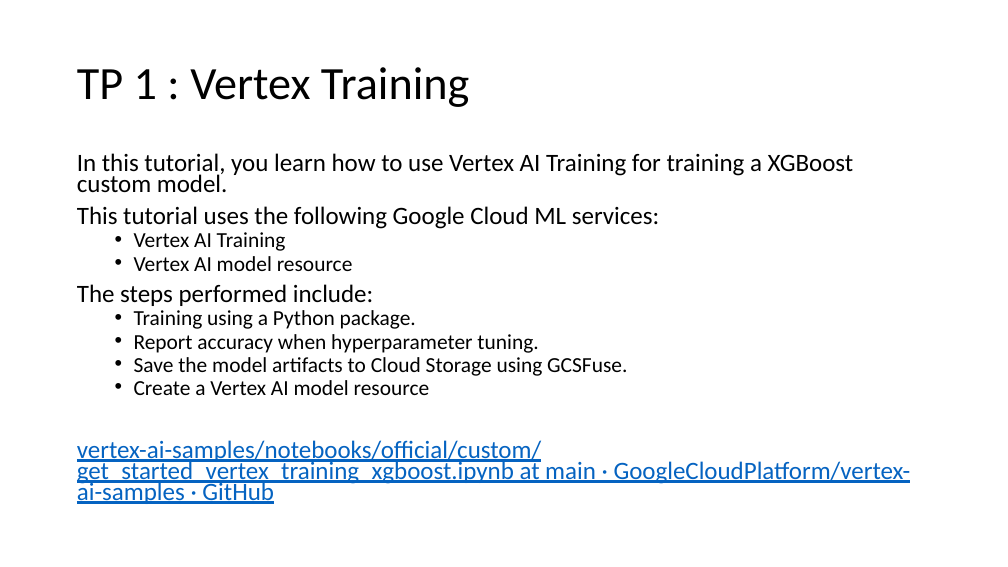
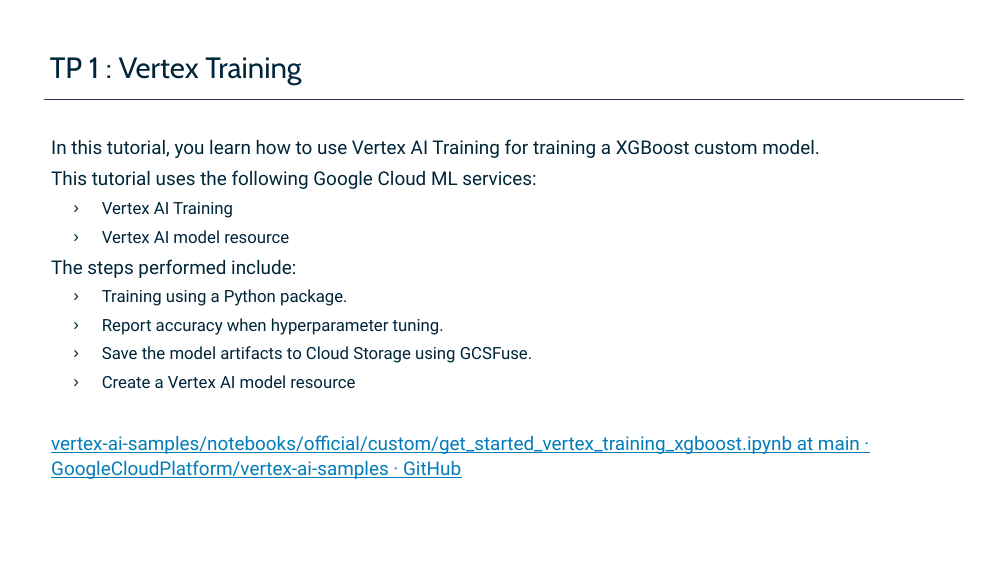
Before and after one commit to plperez626/MLOps-Introductory-Course-on-GCP, a slide deck: slide 13 of slides/2_flowml-on-gcp/gcp_mlops_vertexai_supaero.pptx (slide 14 before the commit). Drawn at 1008x567 pixels with LibreOffice and Linux fonts; fonts in the diff are those of the drawing; background and template pictures are left out. Boxes give left, top, right and bottom in pixels: in the first picture for what was removed or moved away, otherwise in the second. Text is boxed around its words. In the diff, an @@ line names an element or a change of style, - is before the commit and + after.

```diff
--- a/slides/2_flowml-on-gcp/gcp_mlops_vertexai_supaero.pptx
+++ b/slides/2_flowml-on-gcp/gcp_mlops_vertexai_supaero.pptx
@@ title "TP 1 : Vertex Training": place and size @@
-title "TP 1 : Vertex Training" at [77,67,469,107]
+title "TP 1 : Vertex Training" at [50,57,301,85]
@@ title "TP 1 : Vertex Training" at [50,57,301,85]: size 44 to 28 pt, font Calibri to Cabin, text colour #000000 to #00263A; line spacing 0.9 to 1; vertical alignment middle to bottom @@
@@ line added from (44, 99) to (965, 99), #273457 0.5 pt @@
@@ text "In this tutorial, you learn ...": place and size @@
-text "In this tutorial, you learn ..." at [77,153,911,504]
+text "In this tutorial, you learn ..." at [51,139,860,479]
@@ text "In this tutorial, you learn ..." at [51,139,860,479]: size 23.8 to 18 pt in "In this tutorial, you learn how to ...", "This tutorial uses the following Google Cloud ...", "The steps performed include:", "vertex-ai-samples/notebooks/official/custom/get_started_vert ..."; font Calibri to Roboto; text colour #000000 to #00263A in "In this tutorial, you learn how to ...", "This tutorial uses the following Google Cloud ...", "Vertex AI Training", "Vertex AI model resource" and 5 more places; size 20.4 to 16 pt in "Vertex AI Training", "Vertex AI model resource", "Training using a Python package.", "Report accuracy when hyperparameter tuning." and 2 more places; text colour #0563C1 to #007DBA in "vertex-ai-samples/notebooks/official/custom/get_started_vert ..."; line spacing 0.7 to 1.1; less space between paragraphs; bullet • to ›; more space between paragraphs @@
@@ text added at [51,435,792,454], 12 pt, text #FFFFFF @@
+2025 | ©HeadMind Partners AI & Blockchain | Confidentiel
```
Also in this commit, not shown: 6 other slides changed, 8 slides added, 9 slides removed.
